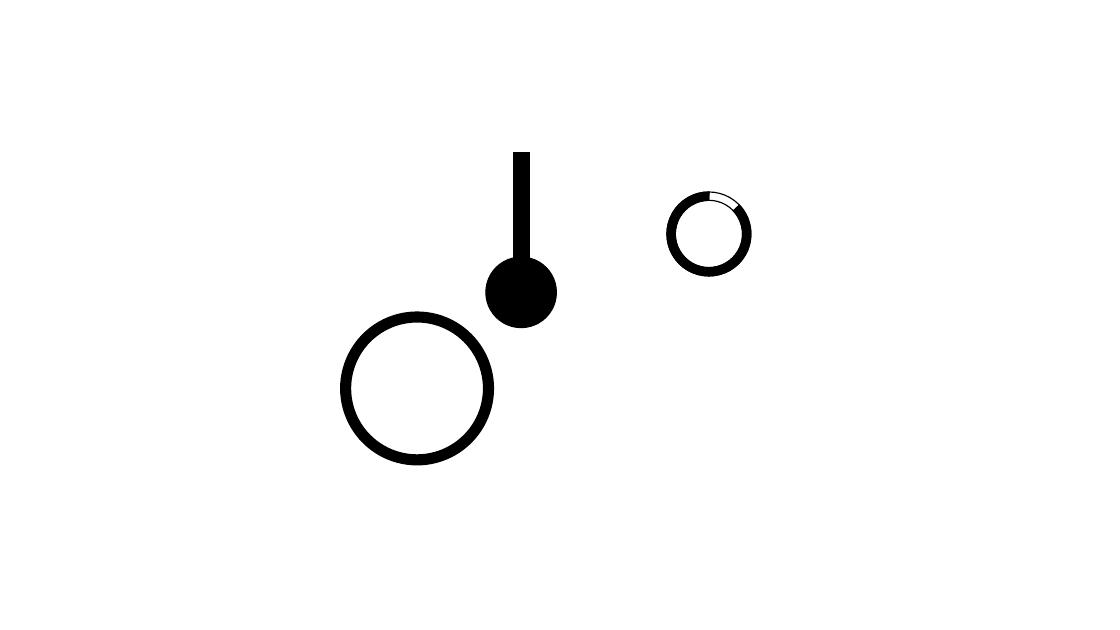
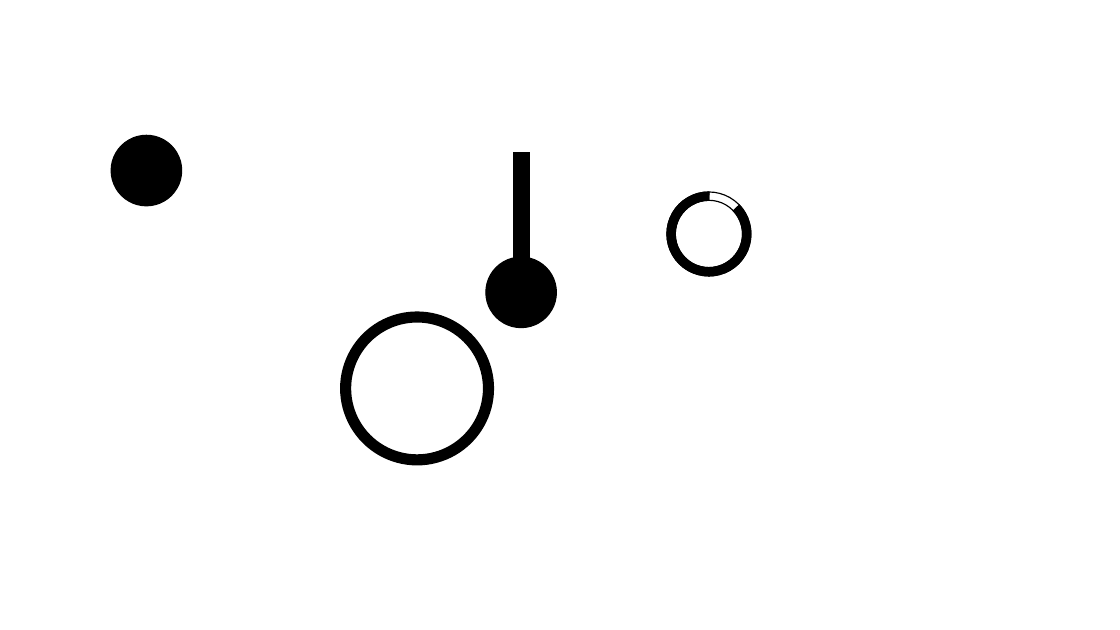
Before and after one commit to maximedaniel/ExpandDialSticks, a slide deck: slide 22 of Texture.pptx. Drawn at 1120x630 pixels with LibreOffice and Linux fonts; fonts in the diff are those of the drawing. Boxes give left, top, right and bottom in pixels: in the first picture for what was removed or moved away, otherwise in the second. Text is boxed around its words. In the diff, an @@ line names an element or a change of style, - is before the commit and + after.

```diff
--- a/Texture.pptx
+++ b/Texture.pptx
@@ ellipse added at box(111, 135, 181, 206), fill #000000, outline #000000 1 pt @@
```
Also in this commit, not shown: 20 other files.
